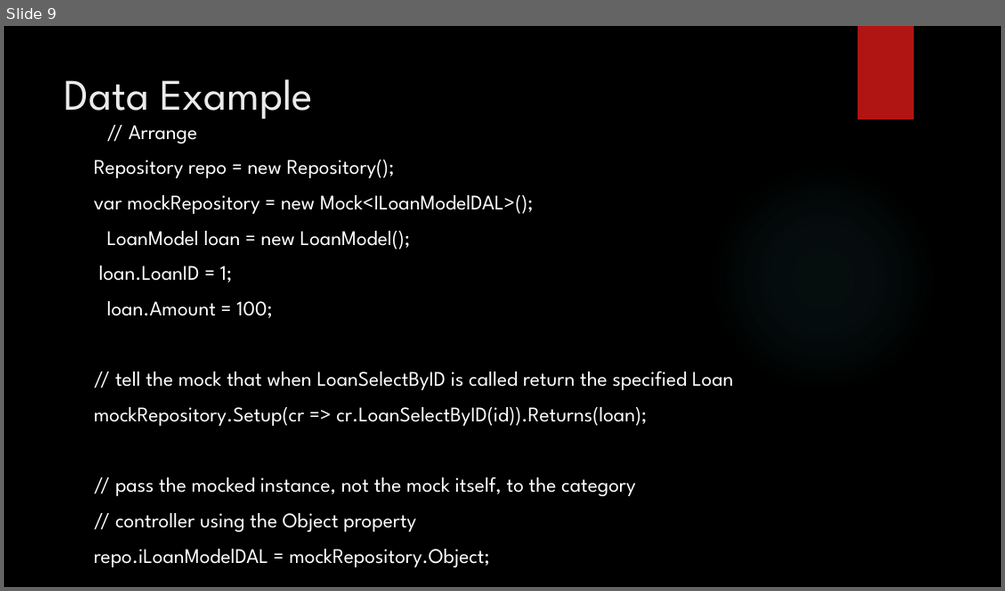
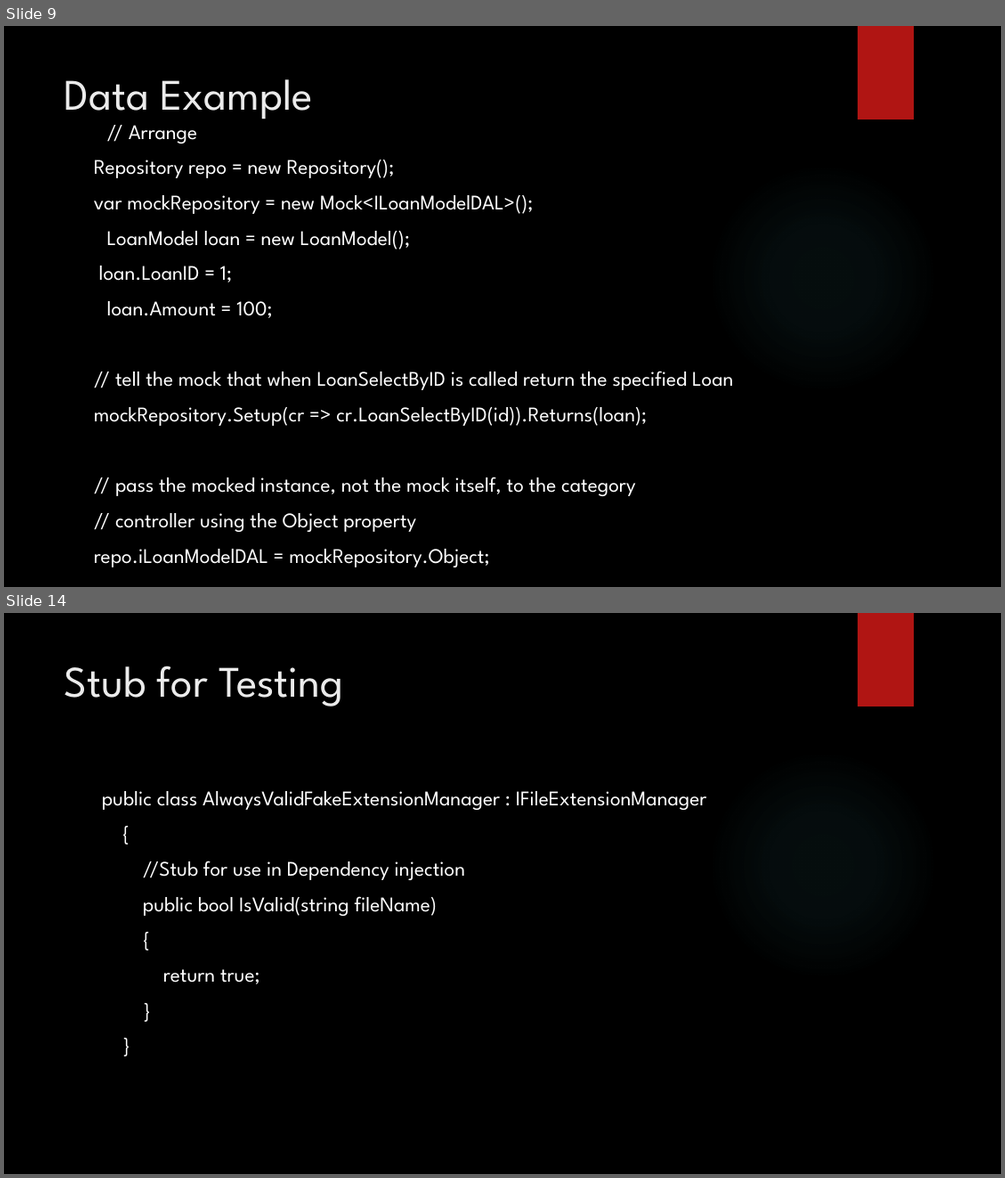
Before and after one commit to aeroradish/dotnet.unittestpresentation, a slide deck: UnitTestPresentation.pptx. Shown one above the other, each under a label of ours: slide 9 before the commit, slides 9 and 14 after it; the slides between them are not shown. The pictures are 1005x591 and 1005x1178 pixels, drawn with LibreOffice and Linux fonts; fonts in the diff are those of the drawing; background and template pictures are left out. Boxes give left, top, right and bottom in pixels: in the first picture for what was removed or moved away, otherwise in the second. Text is boxed around its words. In the diff, an @@ line names an element or a change of style, - is before the commit and + after.

```diff
--- a/UnitTestPresentation.pptx
+++ b/UnitTestPresentation.pptx
@@ slide 14 added at (x1=4, y1=613, x2=1001, y2=1174), background picture (left out); not listed: 2 template elements that a slide beside it also shows @@
@@ title added at (x1=65, y1=666, x2=343, y2=706), 42 pt, text #EBEBEB @@
+Stub for Testing
@@ text added at (x1=102, y1=791, x2=707, y2=984), 20 pt, text #FFFFFF @@
+public class AlwaysValidFakeExtensionManager : IFileExtensionManager
+{
+//Stub for use in Dependency injection
+public bool IsValid(string fileName)
+{
+return true;
+}
+}
```
Also in this commit, not shown: 3 slides changed, 6 other slides added, 1 other file.
